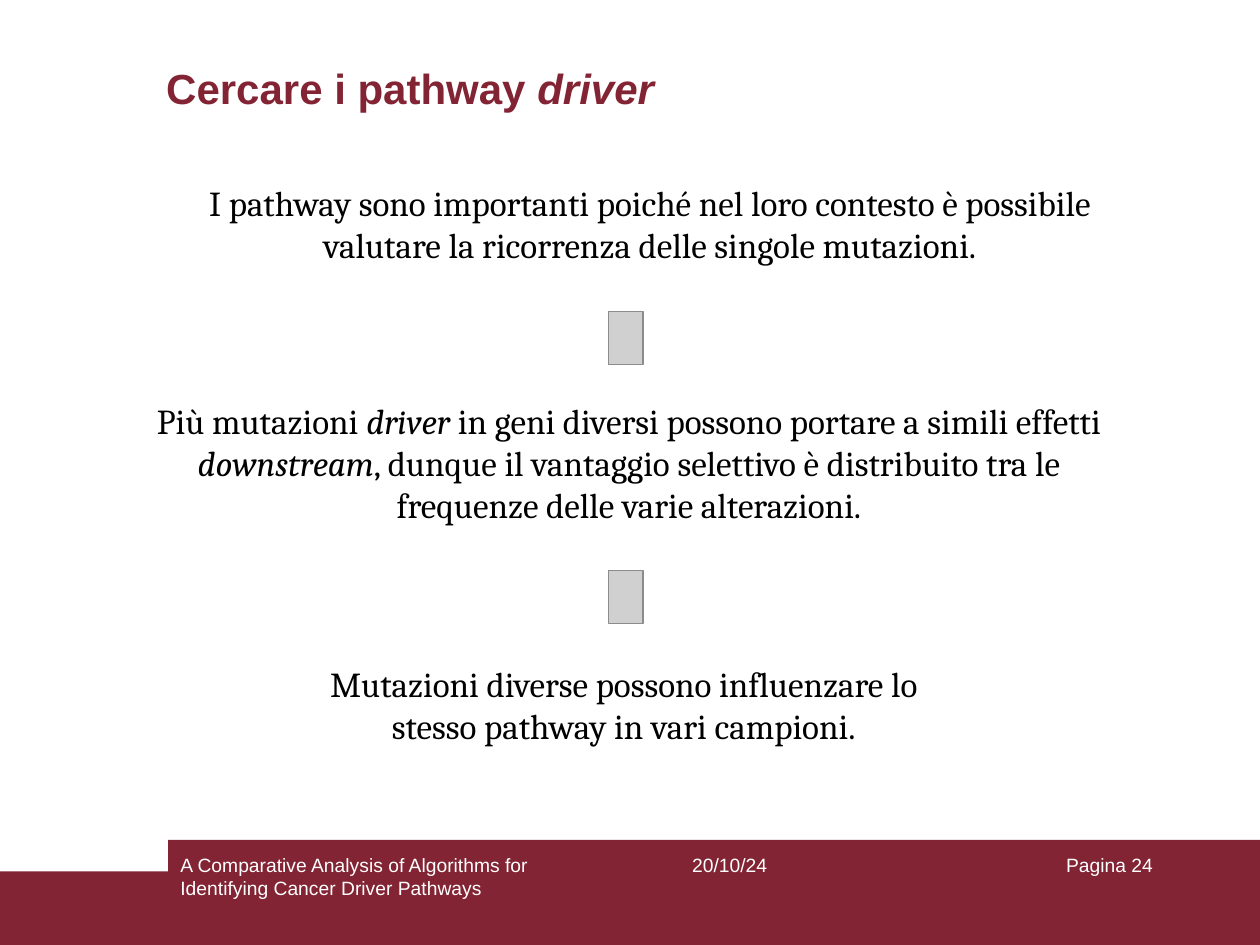
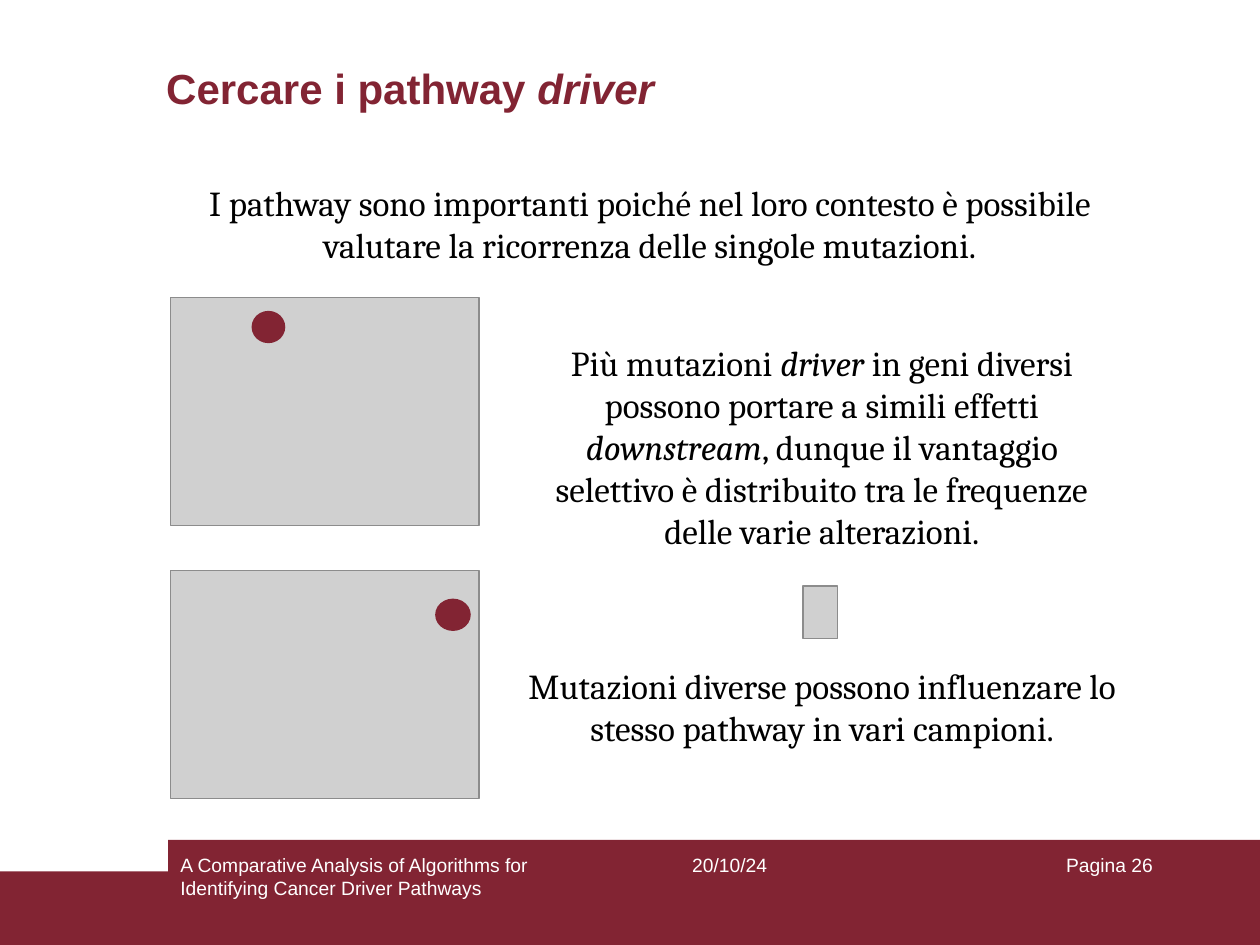
Before and after one commit to aflaag/bsc-thesis, a slide deck: slide 26 of presentation/slides.odp (slide 24 before the commit). Drawn at 1260x945 pixels with LibreOffice and Linux fonts; fonts in the diff are those of the drawing; grey boxes stand for pictures. Boxes give left, top, right and bottom in pixels: in the first picture for what was removed or moved away, otherwise in the second. Text is boxed around its words. In the diff, an @@ line names an element or a change of style, - is before the commit and + after.

```diff
--- a/presentation/slides.odp
+++ b/presentation/slides.odp
@@ picture at (x1=170, y1=297, x2=479, y2=525): rotation 90 to 0 degrees @@
@@ ellipse added at (x1=252, y1=311, x2=286, y2=344), fill #822433 @@
@@ text "Più mutazioni driver in geni ..." rewrapped from (x1=157, y1=409, x2=1101, y2=526) to (x1=556, y1=351, x2=1088, y2=545) @@
@@ picture added at (x1=170, y1=571, x2=479, y2=799) @@
@@ ellipse added at (x1=435, y1=598, x2=470, y2=631), fill #822433 @@
@@ picture moved from (x1=609, y1=570, x2=643, y2=623) to (x1=803, y1=585, x2=837, y2=638) @@
@@ text "Mutazioni diverse possono influenzare lo ..." moved from (x1=330, y1=672, x2=917, y2=747) to (x1=528, y1=674, x2=1115, y2=749) @@
@@ page number at (x1=1066, y1=858, x2=1152, y2=876): text changed @@
-Pagina 24
+Pagina 26
```
Also in this commit, not shown: 16 other slides changed, 2 slides added, 2 slides removed, 26 other files.
